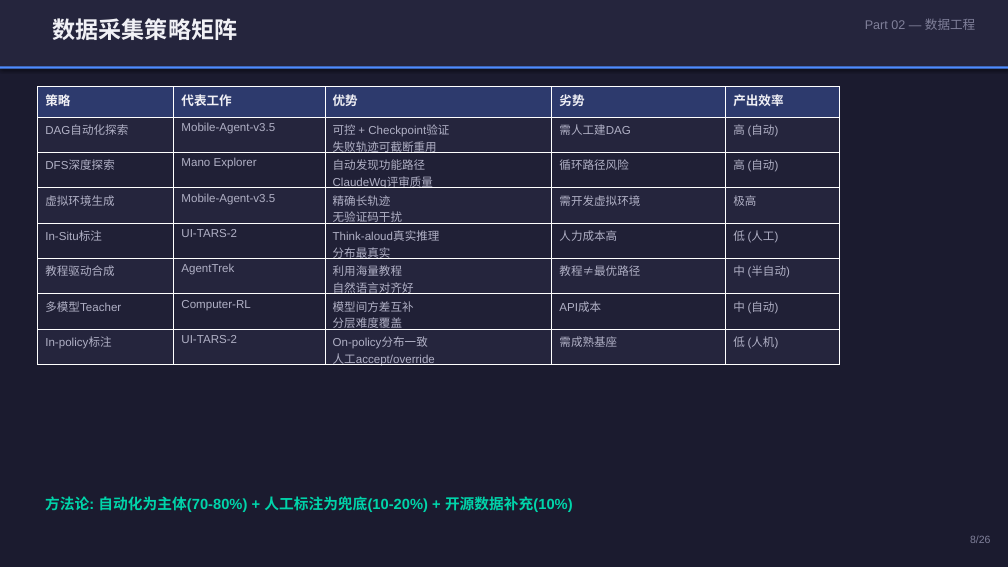
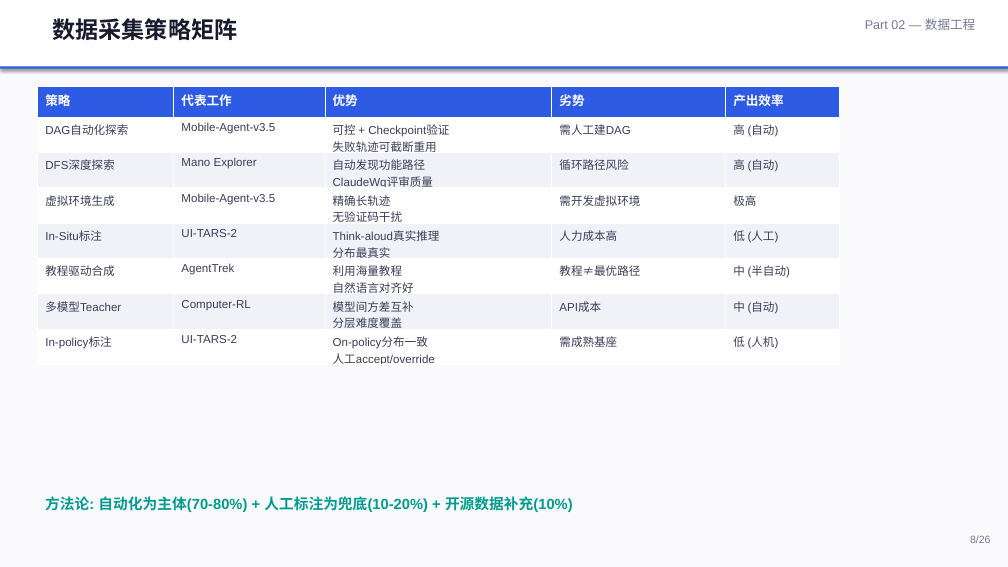
Before and after one commit to Pengxiang-Li/Cursor, a slide deck: slide 8 of CUA_Research_Report.pptx. Drawn at 1008x567 pixels with LibreOffice and Linux fonts; fonts in the diff are those of the drawing. Boxes give left, top, right and bottom in pixels: in the first picture for what was removed or moved away, otherwise in the second. Text is boxed around its words. In the diff, an @@ line names an element or a change of style, - is before the commit and + after.

```diff
--- a/CUA_Research_Report.pptx
+++ b/CUA_Research_Report.pptx
@@ background #1B1B2F to #FAFAFC @@
@@ rectangle at bbox=[0, 0, 1008, 68]: fill #25253D to #FFFFFF @@
@@ text "数据采集策略矩阵" at bbox=[53, 18, 237, 40]: text colour #F0F0F5 to #1A1A2E @@
@@ text "Part 02 — 数据工程" at bbox=[865, 18, 975, 30]: text colour #80809A to #787896 @@
@@ rectangle at bbox=[0, 67, 1008, 69]: fill #4E8CFF to #2D5BE3 @@
@@ table at bbox=[38, 87, 839, 370] @@
@@ fill #2D3A6D to #2D5BE3 in row 1 @@
@@ fill #25253D to #FFFFFF in 20 cells @@
@@ fill #202036 to #F0F2F7 in 15 cells @@
@@ text colour #F0F0F5 to #FFFFFF in "策略", "代表工作", "优势", "劣势" and 1 more places @@
@@ text colour #B0B0C5 to #3D3D56 @@
@@ text "方法论: 自动化为主体(70-80%) + 人工标注为兜底(10-20%) + ..." at bbox=[45, 496, 573, 512]: text colour #00D4AA to #009B8D @@
@@ text "8/26" at bbox=[970, 536, 990, 543]: text colour #80809A to #787896 @@
```
Also in this commit, not shown: 25 other slides changed, 1 other file.
